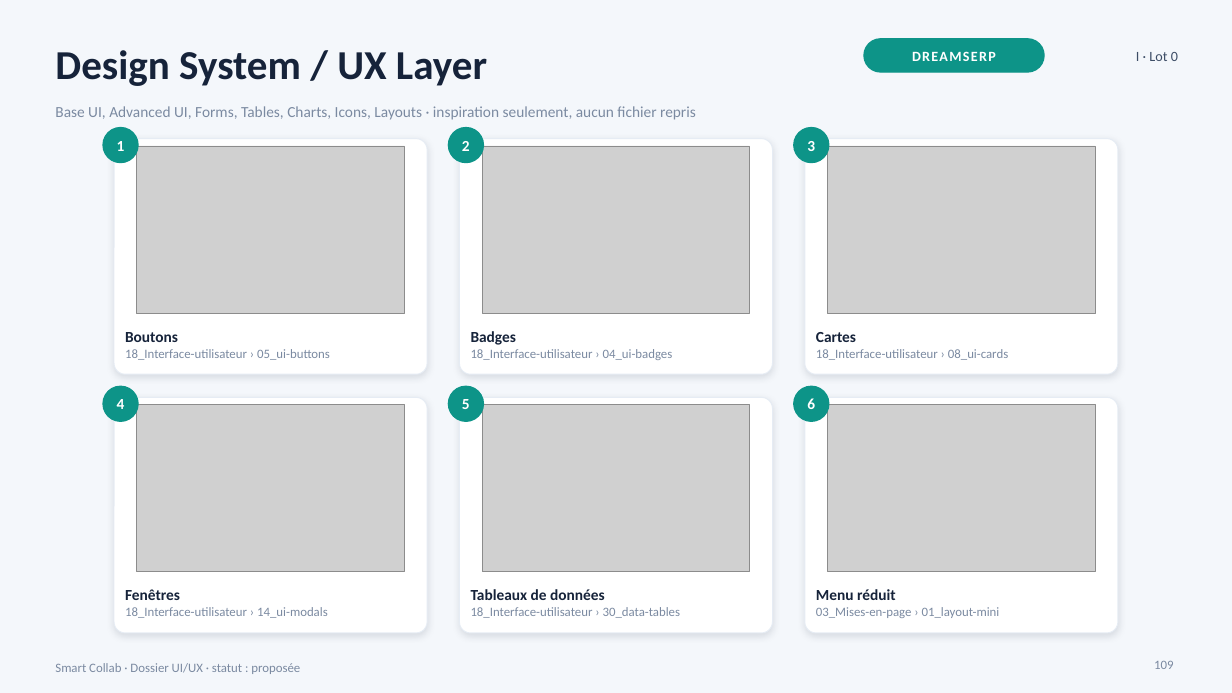
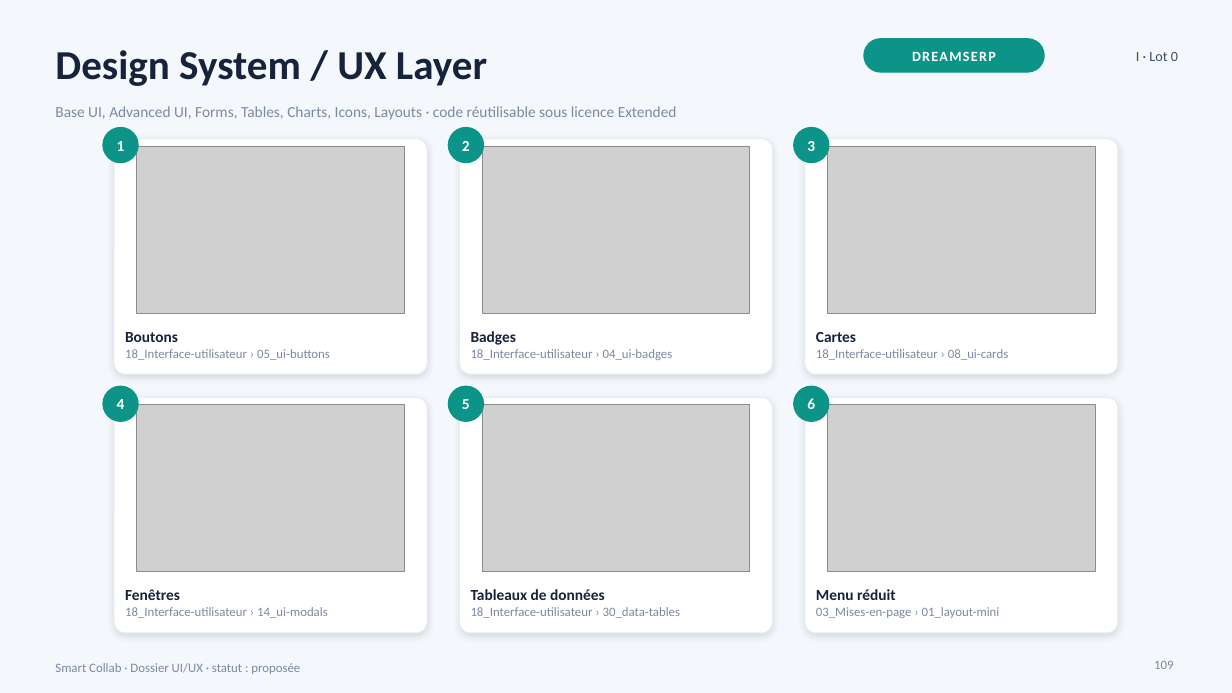
Before and after one commit to Sydney854/smart-collab, a slide deck: slide 109 of 05_UI_UX/DOSSIER_UI_UX_MODULES.pptx. Drawn at 1232x693 pixels with LibreOffice and Linux fonts; fonts in the diff are those of the drawing; grey boxes stand for pictures. Boxes give left, top, right and bottom in pixels: in the first picture for what was removed or moved away, otherwise in the second. Text is boxed around its words. In the diff, an @@ line names an element or a change of style, - is before the commit and + after.

```diff
--- a/05_UI_UX/DOSSIER_UI_UX_MODULES.pptx
+++ b/05_UI_UX/DOSSIER_UI_UX_MODULES.pptx
@@ text at bbox=[55, 106, 677, 120]: text changed @@
-Base UI, Advanced UI, Forms, Tables, Charts, Icons, Layouts · inspiration seulement, aucun fichier repris
+Base UI, Advanced UI, Forms, Tables, Charts, Icons, Layouts · code réutilisable sous licence Extended
```
Also in this commit, not shown: 37 other slides changed, 15 other files.
